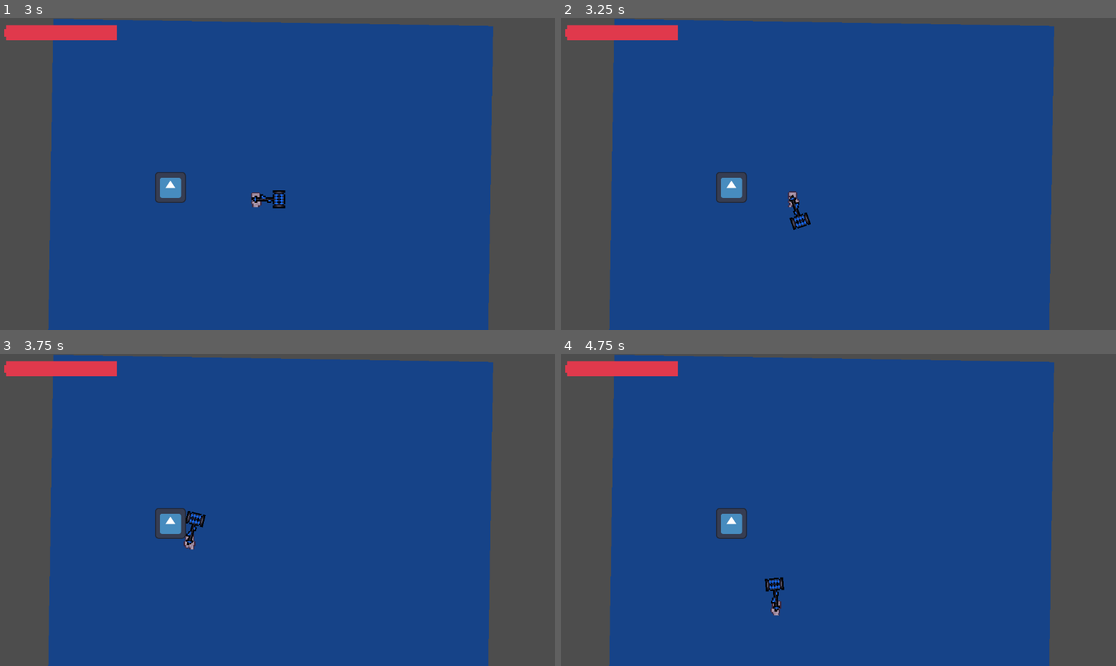
Above: before the commit, frames 1-4 (two rows, left to right).
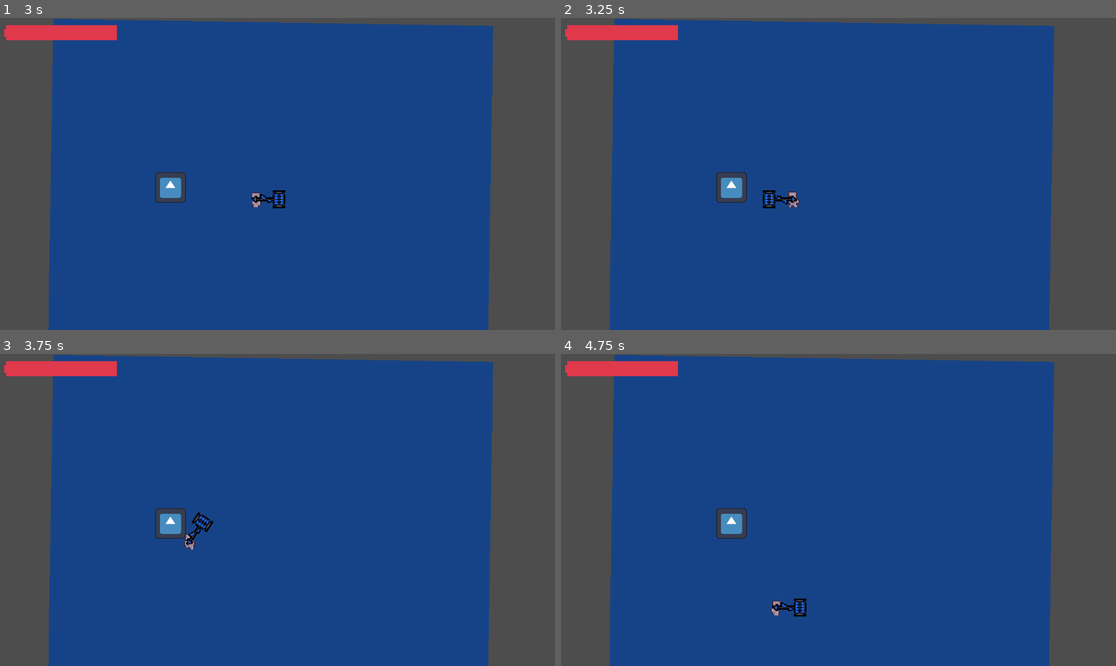
Above: after the commit, the same moments.

Repository: MettallicOnyx/Boss-Rush-Jam-Project
Game: Godot game, scene res://scenes/boss_rush_jam.tscn
The game is run twice, just before and just after one commit, with the same random seed, the same clock (stepped at 60 frames per second) and the same inputs. The engine's default icon, where the game draws it, is replaced by a stand-in: a white triangle on a blue panel in a dark square.
Inputs (mouse positions are in pixels of both pictures, inside the frame that each line leads up to):
- Up to frame 1 (3 s): tap Enter (ui_accept) at 0.5, 0.77, 1.52 s; move the mouse to (249, 236) at 0.52 s; hold W (up) 0.53-2.03 s; click (249, 236) at 0.6 s; move the mouse to (444, 220) at 1.27 s; tap E (ability) at 1.35 s; click (444, 220) at 1.55 s; move the mouse to (111, 127) at 2.02 s; hold A (left) from 2.03 s (still down); click (111, 127) at 2.1 s; move the mouse to (305, 174) at 2.77 s; tap F (swap_weapon) at 2.85 s
- Up to frame 2 (3.25 s): keep holding A (left); tap Enter (ui_accept) at 3.02 s; click (866, 174) at 3.05 s
- Up to frame 3 (3.75 s): move the mouse to (194, 432) at 3.52 s; release A (left) at 3.53 s; hold S (down) from 3.53 s (still down); hold Q from 3.53 s (still down)
- Up to frame 4 (4.75 s): tap Enter (ui_accept) at 3.77, 4.52 s; click (755, 432) at 3.8 s; move the mouse to (960, 494) at 4.27 s; release S (down) at 4.28 s; release Q at 4.28 s; hold D (right) from 4.28 s (still down); tap Space at 4.35 s; click (960, 494) at 4.55 s

Frame 1 is identical in both runs. In frame 2, 0.4% of the frame differs, in the area x 36-45%, y 55-68%; in frame 3, 0.3%; in frame 4, 0.4%, in the area x 36-45%, y 71-85%.

Commit message:
melee fixes

Diff:
--- a/scripts/weapons/melee.gd
+++ b/scripts/weapons/melee.gd
@@ -1,13 +1,20 @@
 extends Node2D
 
-var player: Player
 @export var attack_component: AttackComponent
 @export var damage_time: float = 0.3
 
+@export var min_spin_speed: float = 4;
+@export var max_spin_speed: float = 12;
+
+@export var charge_spins: int = 10
+
+var player: Player
+
 var is_spinning : bool = false
-var spin_speed: float = 4;
+var spin_speed: float
 var elapsed: float = 0.0
 
+var player_dir: Vector2
 var weapon_rotation: float
 
 var can_hit: bool = false
@@ -17,35 +24,45 @@
 	attack_component.process_mode = Node.PROCESS_MODE_DISABLED
 
 func _physics_process(delta: float) -> void:
-	if !can_hit && !is_spinning:
-		look_at(player.position - player.velocity)
+	if player.velocity != Vector2.ZERO:
+		player_dir = player.position - player.velocity
+		if !can_hit && !is_spinning:
+			look_at(player_dir)
 
 	if is_spinning:
 		spin_move(delta)
 
 func _input(_event: InputEvent) -> void:
 	if Input.is_action_just_pressed("shoot"):
+		can_hit = false
 		weapon_rotation = rotation
 		is_spinning = true;
+		spin_speed = min_spin_speed
+	elif Input.is_action_just_released("shoot"):
+		can_hit = true
 
-
-func attack() -> void:
-	can_hit = true
+func attack(return_point: Vector2) -> void:
 	rotation -= PI
-
 	attack_component.process_mode = Node.PROCESS_MODE_INHERIT
 	await get_tree().create_timer(damage_time).timeout
 	attack_component.process_mode = Node.PROCESS_MODE_DISABLED
-	rotation = weapon_rotation
+	look_at(return_point)
 	can_hit = false
 
 func spin_move(delta: float):
+	spin_speed = clamp(spin_speed, min_spin_speed, max_spin_speed)
 	rotation = lerp_angle(weapon_rotation,weapon_rotation + 360, elapsed);
 
 	elapsed += delta * spin_speed
 
 	if elapsed >= 3.5:
+		elapsed = 0
+		spin_speed += (max_spin_speed - min_spin_speed) / charge_spins
+		elapsed += delta * spin_speed
+
+	if can_hit:
+		elapsed = 0
 		is_spinning = false
-		rotation = weapon_rotation
-		elapsed = 0
-		attack()
+		look_at(player_dir)
+		var return_point: Vector2 = player_dir
+		attack(return_point)
